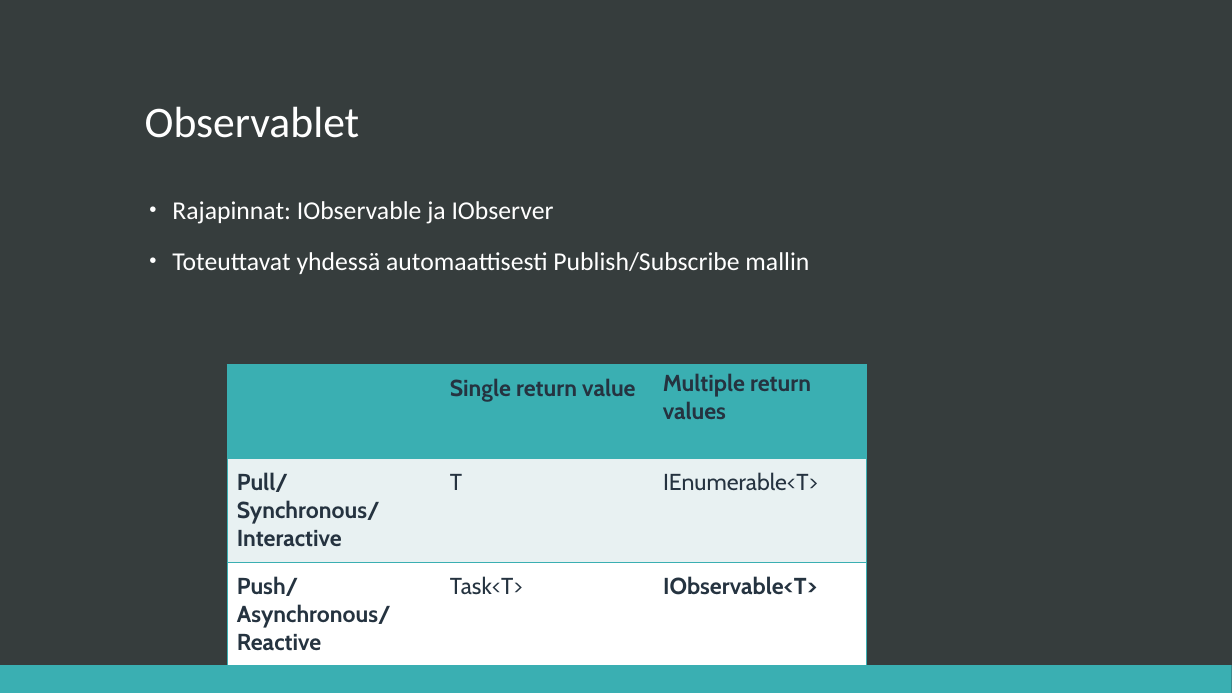
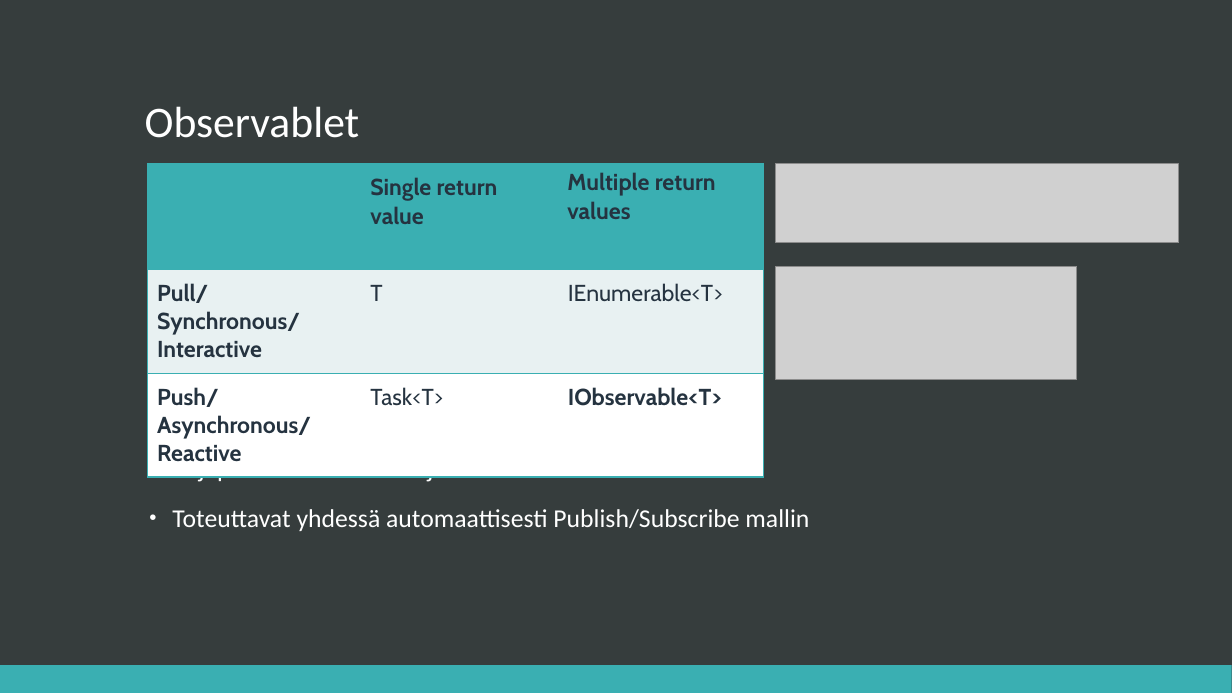
Before and after one commit to supertopi/RxWorkshop, a slide deck: slide 4 of EatechWorkshop_ReactiveExtensions.pptx. Drawn at 1232x693 pixels with LibreOffice and Linux fonts; fonts in the diff are those of the drawing; grey boxes stand for pictures. Boxes give left, top, right and bottom in pixels: in the first picture for what was removed or moved away, otherwise in the second. Text is boxed around its words. In the diff, an @@ line names an element or a change of style, - is before the commit and + after.

```diff
--- a/EatechWorkshop_ReactiveExtensions.pptx
+++ b/EatechWorkshop_ReactiveExtensions.pptx
@@ table: place and size @@
-table at (227,364,868,655)
+table at (148,164,764,466)
@@ picture added at (775,164,1179,242) @@
@@ text "Rajapinnat: IObservable ja IObserver": place and size @@
-text "Rajapinnat: IObservable ja IObserver" at (172,201,809,274)
+text "Rajapinnat: IObservable ja IObserver" at (172,456,809,531)
@@ picture added at (775,266,1077,380) @@
```
Also in this commit, not shown: 4 other slides changed.
